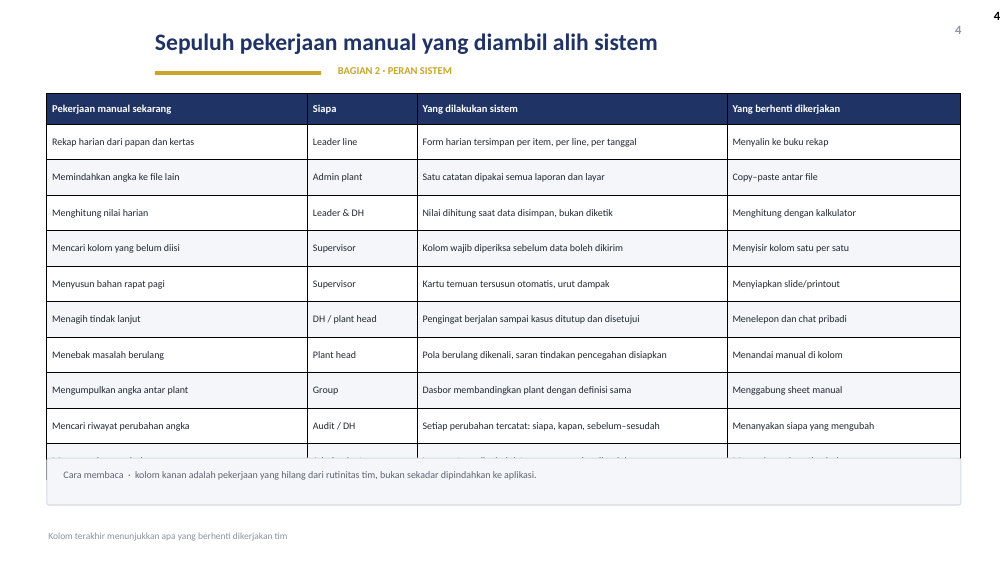
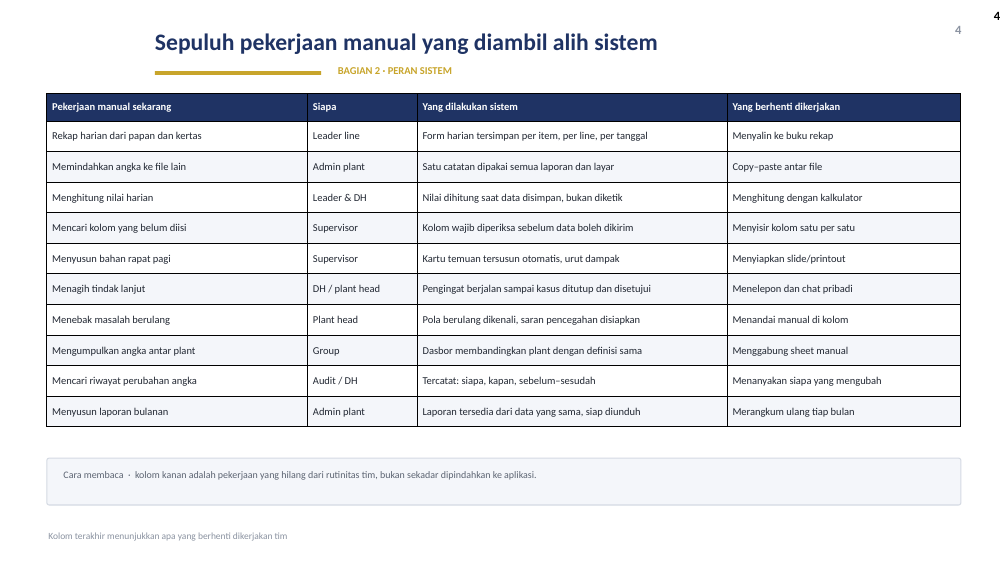
Before and after one commit to GalaxyDust/DailyMonitoringSystem_App, a slide deck: slide 4 of docs/DMS_Digitalisasi_v1.pptx. Drawn at 1008x567 pixels with LibreOffice and Linux fonts; fonts in the diff are those of the drawing; background and template pictures are left out. Boxes give left, top, right and bottom in pixels: in the first picture for what was removed or moved away, otherwise in the second. Text is boxed around its words. In the diff, an @@ line names an element or a change of style, - is before the commit and + after.

```diff
--- a/docs/DMS_Digitalisasi_v1.pptx
+++ b/docs/DMS_Digitalisasi_v1.pptx
@@ table at [47,94,961,427] @@
-row 8, column 3: Pola berulang dikenali, saran tindakan pencegahan disiapkan
+row 8, column 3: Pola berulang dikenali, saran pencegahan disiapkan
-row 10, column 3: Setiap perubahan tercatat: siapa, kapan, sebelum–sesudah
+row 10, column 3: Tercatat: siapa, kapan, sebelum–sesudah
@@ size 9.5 to 10 pt in "Rekap harian dari papan dan kertas", "Leader line", "Form harian tersimpan per item, per line, ...", "Menyalin ke buku rekap" and 34 more places @@
```
Also in this commit, not shown: 9 other slides changed, 1 slide added, 1 slide removed, 1 other file.
